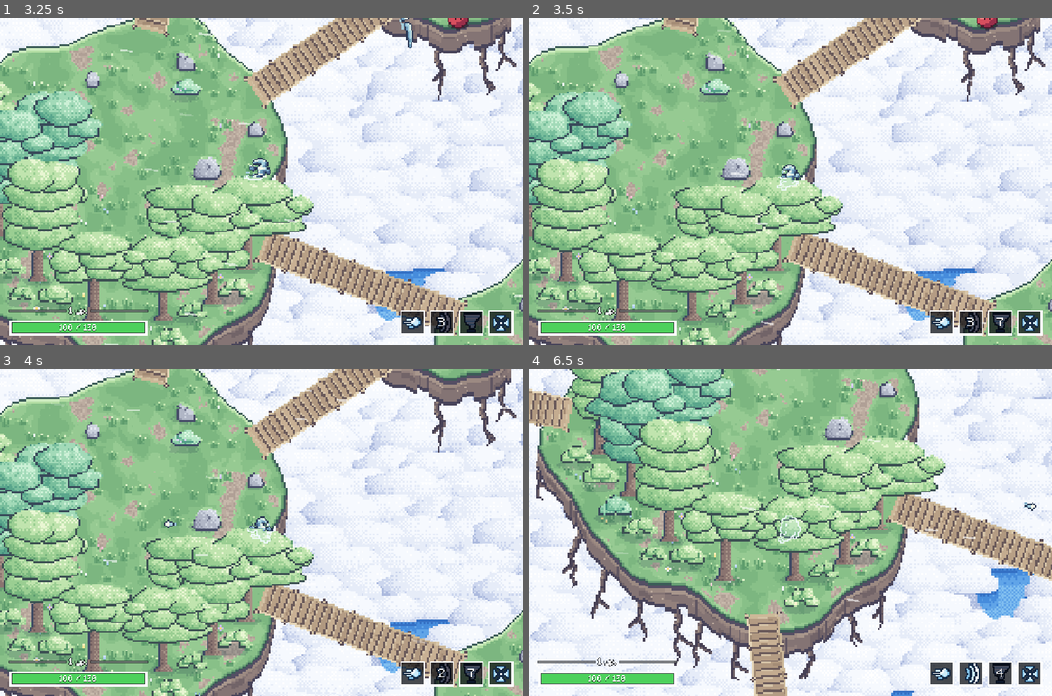
Above: before the commit, frames 1-4 (two rows, left to right).
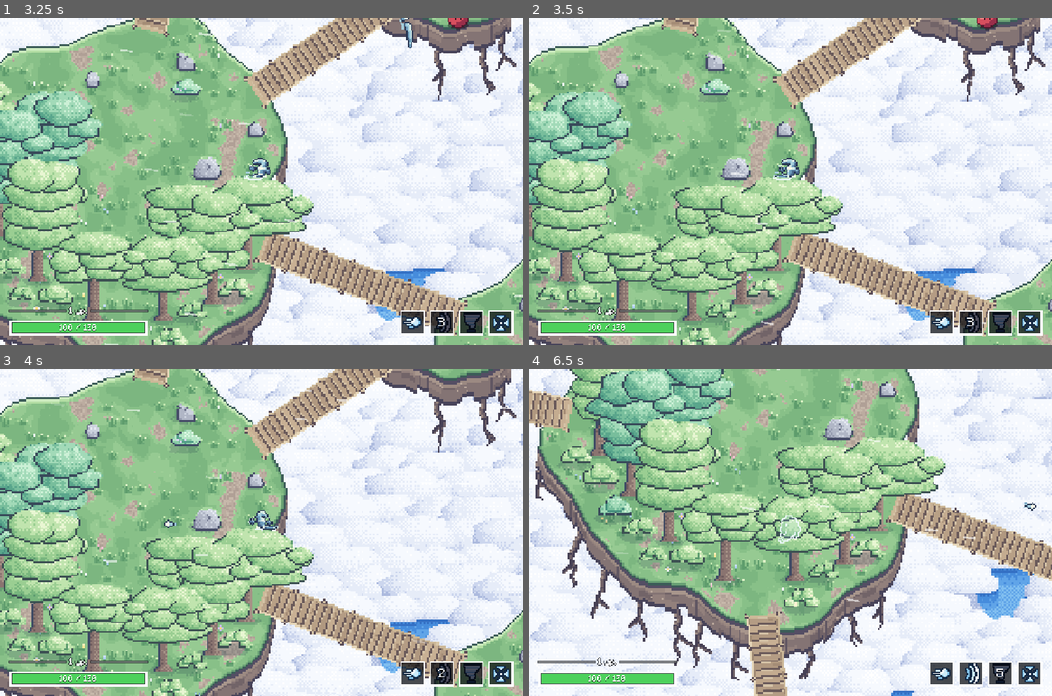
Above: after the commit, the same moments.

Repository: JLichiNus/Nelvar
Game: Godot game, scene res://scenes/main_menu.tscn
The game is run twice, just before and just after one commit, with the same random seed, the same clock (stepped at 60 frames per second) and the same inputs. Sound files missing from this copy of the repository are replaced by a short silence.
Inputs (mouse positions are in pixels of both pictures, inside the frame that each line leads up to):
- Up to frame 1 (3.25 s): click "Играть" at 0.5 s; tap Enter (ui_accept) at 1.25, 1.52 s; move the mouse to (376, 165) at 1.27 s; hold D (move_right) 1.28-2 s; tap Shift (speed_boost) at 1.35, 3.05 s; click (376, 165) at 1.42 s; drag from (156, 197) to (392, 152) at 2.02 s; move the mouse to (313, 109) at 2.77 s; hold D (move_right) from 2.78 s (still down); right-click (313, 109) at 2.85 s
- Up to frame 2 (3.5 s): keep holding D (move_right)
- Up to frame 3 (4 s): release D (move_right) at 3.5 s; drag from (235, 597) to (104, 483) at 3.52 s
- Up to frame 4 (6.5 s): move the mouse to (947, 581) at 4.27 s; hold A (move_left) 4.28-5 s; tap Shift (speed_boost) at 4.35, 5.85 s; tap Enter (ui_accept) at 4.52 s; drag from (633, 483) to (790, 532) at 5.02 s; move the mouse to (816, 532) at 5.77 s; hold S (move_down) from 5.78 s (still down); click (816, 532) at 5.92 s

Frame 1 is identical in both runs. In frame 2, 0.3% of the frame differs, in the area x 46-91%, y 42-95%; in frame 3, 0.3%; in frame 4, 2.7%, in the area x 0-100%, y 0-95%.

Commit message:
updated `shift`

Diff:
--- a/player/player.gd
+++ b/player/player.gd
@@ -32,7 +32,7 @@
 @export var deceleration: float = 2000.0
 @export var run_speed_multiplier: float = 1.5
 @export var speed_boost_multiplier: float = 1.5
-@export var speed_boost_duration: float = 2.0
+@export var speed_boost_duration: float = 3.0
 ## Counted from landing, after the flight itself.
 @export var speed_boost_cooldown: float = 7.0
 @export var flight_height: float = 14.0
